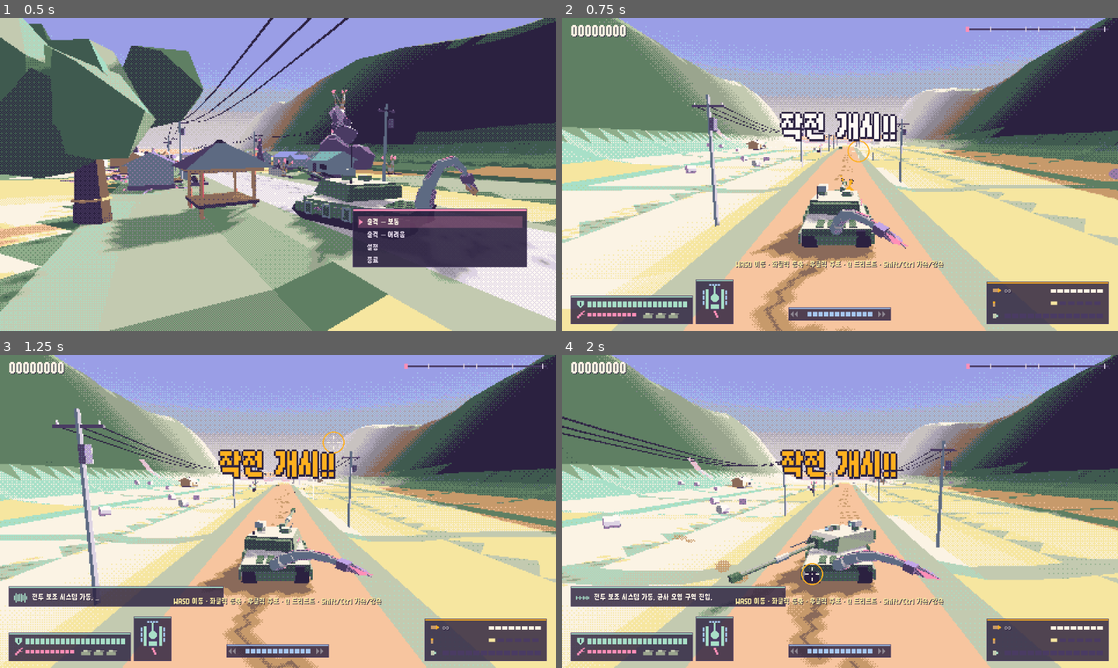
Above: before the commit, frames 1-4 (two rows, left to right).
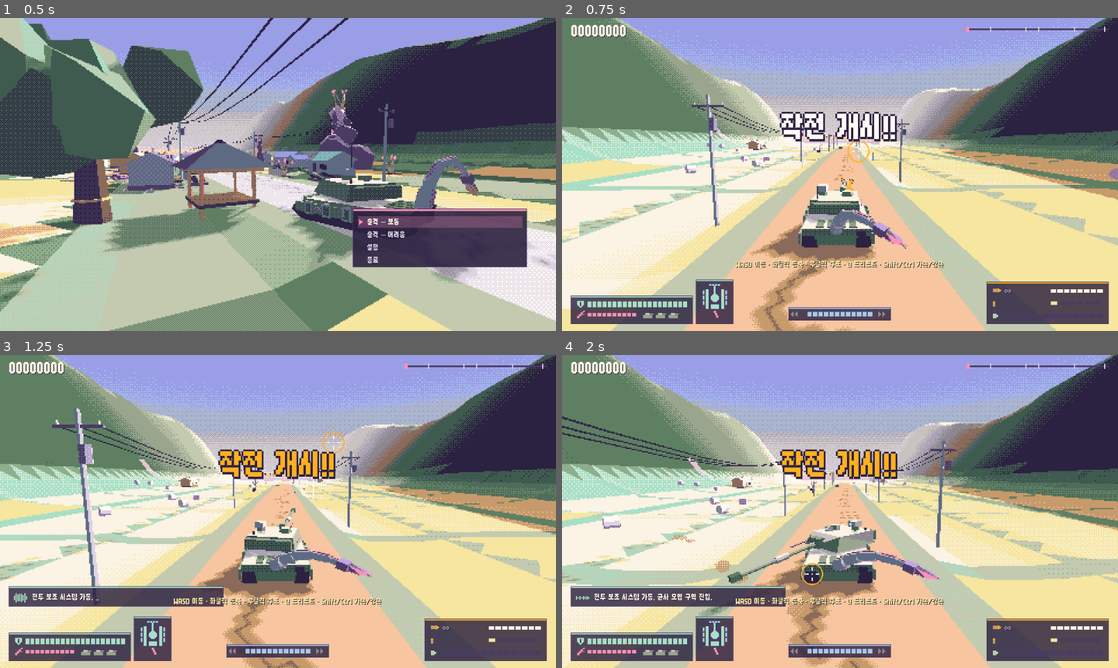
Above: after the commit, the same moments.

Repository: scarf005/orca-class
Game: Godot game, scene res://scenes/main.tscn
Two runs of this game, one before a commit and one after it. Both use one fixed random seed, a clock stepped at 60 frames per second and the inputs below.
Inputs (mouse positions are in pixels of both pictures, inside the frame that each line leads up to):
- Up to frame 1 (0.5 s): no input
- Up to frame 2 (0.75 s): tap Enter (ui_accept) at 0.5 s; drag from (840, 174) to (895, 105) at 0.52 s
- Up to frame 3 (1.25 s): no input
- Up to frame 4 (2 s): drag from (728, 527) to (812, 574) at 1.27 s

Frame 1 is identical in both runs. In frame 2, 0.3% of the frame differs, in the area x 43-62%, y 52-73%; in frame 3, 0.3%, in the area x 43-67%, y 49-73%; in frame 4, 0.3%.

Commit message:
feat: spare actors and flames from dithering through an actor mask pass

Diff:
--- a/scripts/combat/fire_zone.gd
+++ b/scripts/combat/fire_zone.gd
@@ -44,7 +44,7 @@
 	_tick = 0.2
 	for i in 2:
 		var offset := Vector3(randf_range(-1, 1), 0, randf_range(-1, 1)) * RADIUS * 0.8
-		world.fx.spawn(Fx.Kind.GLOW, global_position + offset, Vector3(0, randf_range(2, 5), 0), randf_range(0.3, 0.6), randf_range(0.4, 0.8), [Palette.FUNGUS, Palette.PEACH, Palette.BUTTER, Palette.CORAL][randi() % 4], {"drag": 1.0})
+		world.fx.spawn(Fx.Kind.FLAME, global_position + offset, Vector3(0, randf_range(2, 5), 0), randf_range(0.3, 0.6), randf_range(0.4, 0.8), [Palette.FUNGUS, Palette.PEACH, Palette.BUTTER, Palette.CORAL][randi() % 4], {"drag": 1.0})
 	for entity in world.enemies.duplicate():
 		if not entity.flying and entity.global_position.distance_to(global_position) < RADIUS + entity.radius:
 			var burn := Hit.make(Hit.Kind.FIRE, DAMAGE_PER_SECOND * 0.2, global_position)
--- a/scripts/combat/fx.gd
+++ b/scripts/combat/fx.gd
@@ -7,7 +7,9 @@
 const SOFT_CAP := 1200
 const MAX_SCORCH := 60
 
-enum Kind { SOLID, GLOW }
+## SOLID: lit chunks (debris). GLOW: unlit puffs (smoke, dust, spores), dithered. FLAME: fire,
+## sparks and flashes, drawn without dithering.
+enum Kind { SOLID, GLOW, FLAME }
 
 class Particle:
 	var position: Vector3
@@ -28,8 +30,15 @@
 
 static var _solid_material := _fade_material(false)
 static var _glow_material := _fade_material(true)
-
-var _pools := {Kind.SOLID: [], Kind.GLOW: []}
+static var _flame_material := _flame()
+
+
+static func _flame() -> ShaderMaterial:
+	var material := _fade_material(true)
+	material.set_shader_parameter("hard_cut", true)
+	return material
+
+var _pools := {Kind.SOLID: [], Kind.GLOW: [], Kind.FLAME: []}
 var _multimeshes := {}
 var _buffers := {} ## Kind -> PackedFloat32Array uploaded to the MultiMesh in one call per frame.
 static var _mesh_cache := {} ## Unit-sized transient meshes by name and color.
@@ -48,7 +57,7 @@
 
 
 func _ready() -> void:
-	for kind: Kind in [Kind.SOLID, Kind.GLOW]:
+	for kind: Kind in [Kind.SOLID, Kind.GLOW, Kind.FLAME]:
 		var multimesh := MultiMesh.new()
 		multimesh.transform_format = MultiMesh.TRANSFORM_3D
 		multimesh.use_colors = true
@@ -57,8 +66,10 @@
 		multimesh.visible_instance_count = 0
 		var instance := MultiMeshInstance3D.new()
 		instance.multimesh = multimesh
-		instance.material_override = _glow_material if kind == Kind.GLOW else _solid_material
-		instance.cast_shadow = GeometryInstance3D.SHADOW_CASTING_SETTING_OFF if kind == Kind.GLOW else GeometryInstance3D.SHADOW_CASTING_SETTING_ON
+		instance.material_override = [_solid_material, _glow_material, _flame_material][kind]
+		instance.cast_shadow = GeometryInstance3D.SHADOW_CASTING_SETTING_ON if kind == Kind.SOLID else GeometryInstance3D.SHADOW_CASTING_SETTING_OFF
+		if kind == Kind.FLAME:
+			instance.layers |= ActorLayer.LAYER
 		instance.custom_aabb = AABB(Vector3(-5000, -500, -5000), Vector3(10000, 1000, 10000))
 		add_child(instance)
 		_multimeshes[kind] = multimesh
@@ -77,13 +88,20 @@
 
 static func _particle_mesh(kind: Kind) -> Mesh:
 	var builder := LowPoly.new()
-	if kind == Kind.GLOW:
+	if kind != Kind.SOLID:
 		builder.blob(Transform3D(), 0.5, Color.WHITE)
 	else:
 		# A chunky, irregular shard reads as debris, dirt or smoke depending on its color.
 		builder.blob(Transform3D(), 0.5, Color.WHITE, 0, 0.35, 3)
 	var mesh := builder.mesh()
 	return mesh
+
+
+func particle_count() -> int:
+	var total := 0
+	for pool: Array in _pools.values():
+		total += pool.size()
+	return total
 
 
 func spawn(kind: Kind, position: Vector3, velocity: Vector3, life: float, size: float, color: Color, options := {}) -> void:
@@ -176,7 +194,7 @@
 	for p in trails:
 		spawn(Kind.GLOW, p.position, Vector3.UP * 0.8, 0.9, p.size * 0.9, p.trail, {"end_size": p.size * 2.5, "drag": 1.5, "fade": 0.1})
 		if randf() < 0.5:
-			spawn(Kind.GLOW, p.position, Vector3.ZERO, 0.12, p.size * 0.8, [Palette.BUTTER, Palette.PEACH][randi() % 2])
+			spawn(Kind.FLAME, p.position, Vector3.ZERO, 0.12, p.size * 0.8, [Palette.BUTTER, Palette.PEACH][randi() % 2])
 	_update_delayed(delta)
 	_update_emitters(delta)
 	_update_transients(delta)
@@ -200,11 +218,13 @@
 	_transients = keep
 
 
-func _transient(mesh: Mesh, xf: Transform3D, life: float, glow: bool, grow := Vector2.ONE, fade_from := 0.3) -> MeshInstance3D:
+func _transient(mesh: Mesh, xf: Transform3D, life: float, glow: bool, grow := Vector2.ONE, fade_from := 0.3, flame := false) -> MeshInstance3D:
 	var node := MeshInstance3D.new()
 	node.mesh = mesh
 	node.transform = xf
-	node.material_override = _glow_material if glow else _solid_material
+	node.material_override = _flame_material if flame else (_glow_material if glow else _solid_material)
+	if flame:
+		node.layers |= ActorLayer.LAYER
 	node.cast_shadow = GeometryInstance3D.SHADOW_CASTING_SETTING_OFF
 	add_child(node)
 	_transients.append({"node": node, "age": 0.0, "life": life, "grow": grow, "fade_from": fade_from})
@@ -241,13 +261,13 @@
 	var pick := func(i: int) -> Color: return palette[mini(i, palette.size() - 1)]
 	var variant := randi() % 3
 	var ball := func(b: LowPoly, c: Color) -> void: b.blob(Transform3D(), 1.0, c, 1, 0.3, variant)
-	_transient(_cached("ball%d" % variant, palette[0], ball), Transform3D(Basis(), position), 0.16 + radius * 0.02, true, Vector2(radius * 0.4, radius * 0.9), 0.1)
-	_transient(_cached("ball%d" % variant, pick.call(2), ball), Transform3D(Basis(), position + Vector3.UP * radius * 0.2), 0.4 + radius * 0.05, true, Vector2(radius * 0.5, radius * 1.35), 0.2)
+	_transient(_cached("ball%d" % variant, palette[0], ball), Transform3D(Basis(), position), 0.16 + radius * 0.02, true, Vector2(radius * 0.4, radius * 0.9), 0.1, true)
+	_transient(_cached("ball%d" % variant, pick.call(2), ball), Transform3D(Basis(), position + Vector3.UP * radius * 0.2), 0.4 + radius * 0.05, true, Vector2(radius * 0.5, radius * 1.35), 0.2, true)
 	shockwave(position, radius * 2.2, pick.call(1))
 	light_flash(position, 8.0 + radius * 1.5, pick.call(2), radius * 5.0)
 	for i in int(10 + radius * 7):
 		var dir := Vector3(randf_range(-1, 1), randf_range(0.2, 1.4), randf_range(-1, 1)).normalized()
-		spawn(Kind.GLOW, position, dir * randf_range(4, 14) * (0.6 + radius * 0.3), randf_range(0.25, 0.7), randf_range(0.25, 0.6) * (0.6 + radius * 0.15), palette[randi() % palette.size()], {"gravity": 8.0, "drag": 2.0})
+		spawn(Kind.FLAME, position, dir * randf_range(4, 14) * (0.6 + radius * 0.3), randf_range(0.25, 0.7), randf_range(0.25, 0.6) * (0.6 + radius * 0.15), palette[randi() % palette.size()], {"gravity": 8.0, "drag": 2.0})
 	var ground := Course.height_at(position)
 	var low := position.y - ground < radius * 1.5
 	if low:
@@ -262,7 +282,7 @@
 	debris(position, int(4 + radius * 2), [Palette.WOOD, Palette.INK, Palette.OCHRE], radius * 2.5)
 	for i in int(1 + radius * 0.8):
 		var dir := Vector3(randf_range(-1, 1), randf_range(0.8, 1.6), randf_range(-1, 1)).normalized()
-		spawn(Kind.GLOW, position, dir * randf_range(6, 12) * (0.7 + radius * 0.15), randf_range(1.0, 1.8), 0.35, Palette.PEACH, {"gravity": 18.0, "trail": Palette.ASH, "end_size": 0.2, "fade": 0.8})
+		spawn(Kind.FLAME, position, dir * randf_range(6, 12) * (0.7 + radius * 0.15), randf_range(1.0, 1.8), 0.35, Palette.PEACH, {"gravity": 18.0, "trail": Palette.ASH, "end_size": 0.2, "fade": 0.8})
 	if damage_radius >= 3.0:
 		for i in int(damage_radius * 0.7):
 			_delayed.append({"time": randf_range(0.12, 0.45) + i * 0.1, "position": position + Vector3(randf_range(-1, 1), randf_range(0, 1), randf_range(-1, 1)) * damage_radius, "radius": damage_radius * 0.35, "palette": palette})
@@ -301,7 +321,7 @@
 			e.tick = 0.1
 			var s: float = e.size
 			var p: Vector3 = e.position + Vector3(randf_range(-1, 1), 0, randf_range(-1, 1)) * s * 0.6
-			spawn(Kind.GLOW, p, Vector3(0, randf_range(2, 4), 0), randf_range(0.3, 0.6), randf_range(0.4, 0.8) * s, [Palette.BUTTER, Palette.PEACH, Palette.CORAL, Palette.FUNGUS][randi() % 4], {"drag": 1.0})
+			spawn(Kind.FLAME, p, Vector3(0, randf_range(2, 4), 0), randf_range(0.3, 0.6), randf_range(0.4, 0.8) * s, [Palette.BUTTER, Palette.PEACH, Palette.CORAL, Palette.FUNGUS][randi() % 4], {"drag": 1.0})
 			if randf() < 0.6:
 				spawn(Kind.GLOW, p + Vector3.UP * s, Vector3(randf_range(-0.4, 0.4), randf_range(2, 3.5), randf_range(-0.4, 0.4)), randf_range(2.0, 3.0), 0.8 * s, [Palette.ASH, Palette.STONE, Palette.DUSK][randi() % 3], {"end_size": 2.6 * s, "drag": 0.5, "fade": 0.3})
 		if e.time > 0.0:
@@ -325,7 +345,7 @@
 func sparks(position: Vector3, normal: Vector3, count: int, color := Palette.BUTTER, speed := 10.0) -> void:
 	for i in count:
 		var dir := (normal + Vector3(randf_range(-1, 1), randf_range(-0.5, 1), randf_range(-1, 1)) * 0.8).normalized()
-		spawn(Kind.GLOW, position, dir * randf_range(0.4, 1.0) * speed, randf_range(0.08, 0.25), randf_range(0.08, 0.16), color, {"gravity": 20.0})
+		spawn(Kind.FLAME, position, dir * randf_range(0.4, 1.0) * speed, randf_range(0.08, 0.25), randf_range(0.08, 0.16), color, {"gravity": 20.0})
 
 
 func dust(position: Vector3, count: int, spread := 2.0, color := Palette.STRAW) -> void:
@@ -347,7 +367,7 @@
 			var o0 := Vector3(cos(TAU * i / 16.0), 0, sin(TAU * i / 16.0))
 			var o1 := Vector3(cos(TAU * (i + 1) / 16.0), 0, sin(TAU * (i + 1) / 16.0))
 			b.quad(o0 * 0.8, o1 * 0.8, o1, o0, c, Vector3.UP))
-	_transient(mesh, Transform3D(Basis(), position + Vector3.UP * 0.2), 0.3, true, Vector2(radius * 0.2, radius), 0.1)
+	_transient(mesh, Transform3D(Basis(), position + Vector3.UP * 0.2), 0.3, true, Vector2(radius * 0.2, radius), 0.1, true)
 
 
 ## A star-shaped muzzle flash: a forward spike and a cross of side petals, gone in a blink.
@@ -360,7 +380,7 @@
 			b.prism(Transform3D(petal, Vector3.ZERO), 0.22, 1.1, 4, c, 0.0)
 		b.blob(Transform3D(), 0.5, c))
 	var up := Vector3.UP if absf(dir.y) < 0.99 else Vector3.RIGHT
-	_transient(mesh, Transform3D(Basis.looking_at(dir, up).scaled(Vector3.ONE * size), position), 0.06, true, Vector2.ONE, 0.6)
+	_transient(mesh, Transform3D(Basis.looking_at(dir, up).scaled(Vector3.ONE * size), position), 0.06, true, Vector2.ONE, 0.6, true)
 
 
 ## A straight glowing line, used for laser zaps and designator lines.
@@ -371,7 +391,7 @@
 	var mesh := _cached("beam", color, func(b: LowPoly, c: Color) -> void:
 		b.box(Transform3D(Basis(), Vector3(0, 0, -0.5)), Vector3.ONE, c))
 	var up := Vector3.UP if absf((to - from).normalized().y) < 0.99 else Vector3.RIGHT
-	_transient(mesh, Transform3D(Basis.looking_at(to - from, up).scaled(Vector3(width, width, length)), from), life, true, Vector2.ONE, 0.5)
+	_transient(mesh, Transform3D(Basis.looking_at(to - from, up).scaled(Vector3(width, width, length)), from), life, true, Vector2.ONE, 0.5, true)
 
 
 ## A pulsing ring on the ground that tightens until `time` runs out: where something will land.
--- a/scripts/combat/pickup.gd
+++ b/scripts/combat/pickup.gd
@@ -24,6 +24,7 @@
 	ring.mesh = _ring_mesh(color())
 	ring.cast_shadow = GeometryInstance3D.SHADOW_CASTING_SETTING_OFF
 	add_child(ring)
+	ActorLayer.mark(self)
 	if World.current:
 		World.current.pickups.append(self)
 
--- a/scripts/combat/wreck.gd
+++ b/scripts/combat/wreck.gd
@@ -31,7 +31,7 @@
 	_smoke -= delta
 	if _smoke <= 0.0:
 		_smoke = 0.04
-		world.fx.spawn(Fx.Kind.GLOW, global_position, Vector3.UP, 0.25, 0.9, [Palette.AMBER, Palette.HOT, Palette.BUTTER][randi() % 3], {"drag": 2.0})
+		world.fx.spawn(Fx.Kind.FLAME, global_position, Vector3.UP, 0.25, 0.9, [Palette.AMBER, Palette.HOT, Palette.BUTTER][randi() % 3], {"drag": 2.0})
 		world.fx.spawn(Fx.Kind.GLOW, global_position, Vector3.UP * 1.5, 1.4, 0.9, [Palette.DUSK, Palette.INK, Palette.SLATE][randi() % 3], {"end_size": 2.4, "drag": 1.2, "fade": 0.2})
 	var ground := Course.height_at(global_position)
 	if global_position.y <= ground + 0.3 and velocity.y < 0.0:
--- /dev/null
+++ b/scripts/core/actor_layer.gd
@@ -0,0 +1,14 @@
+class_name ActorLayer
+## Things drawn on this render layer (the player, enemies, projectiles, pickups and flames) are
+## mostly spared from dithering: a mask viewport renders only this layer and the dither pass
+## reads it.
+
+const LAYER := 2 ## Bit value of render layer 2.
+
+
+## Adds the actor layer to every mesh under `root` (and `root` itself).
+static func mark(root: Node) -> void:
+	if root is VisualInstance3D:
+		(root as VisualInstance3D).layers |= LAYER
+	for child in root.get_children():
+		mark(child)
--- a/scripts/core/dither_view.gd
+++ b/scripts/core/dither_view.gd
@@ -5,6 +5,10 @@
 const RESOLUTION := Vector2i(480, 270)
 
 var viewport := SubViewport.new()
+## Renders only actors, unlit, over a transparent background: its alpha marks where the dither
+## pass should hold back. It shares the 3D world with `viewport`.
+var mask := SubViewport.new()
+var _mask_camera := Camera3D.new()
 var _material := ShaderMaterial.new()
 var _flash := Color(0, 0, 0, 0)
 
@@ -16,6 +20,19 @@
 	viewport.render_target_update_mode = SubViewport.UPDATE_ALWAYS
 	viewport.positional_shadow_atlas_size = 1024
 	add_child(viewport)
+	mask.size = RESOLUTION
+	mask.transparent_bg = true
+	mask.msaa_3d = Viewport.MSAA_DISABLED
+	mask.debug_draw = Viewport.DEBUG_DRAW_UNSHADED
+	mask.positional_shadow_atlas_size = 0
+	mask.render_target_update_mode = SubViewport.UPDATE_ALWAYS
+	add_child(mask)
+	_mask_camera.cull_mask = ActorLayer.LAYER
+	var clear := Environment.new()
+	clear.background_mode = Environment.BG_CLEAR_COLOR
+	_mask_camera.environment = clear
+	mask.add_child(_mask_camera)
+	_mask_camera.current = true
 	texture = viewport.get_texture()
 	texture_filter = CanvasItem.TEXTURE_FILTER_NEAREST
 	set_anchors_and_offsets_preset(Control.PRESET_FULL_RECT)
@@ -31,10 +48,17 @@
 	_material.set_shader_parameter("palette_lab", labs)
 	_material.set_shader_parameter("palette_rgb", rgbs)
 	_material.set_shader_parameter("palette_size", Palette.ALL.size())
+	_material.set_shader_parameter("actor_mask", mask.get_texture())
 	material = _material
 
 
 func _process(delta: float) -> void:
+	var camera := viewport.get_camera_3d()
+	if camera:
+		_mask_camera.global_transform = camera.global_transform
+		_mask_camera.fov = camera.fov
+		_mask_camera.near = camera.near
+		_mask_camera.far = camera.far
 	_material.set_shader_parameter("strength", Game.settings.dither)
 	_flash.a = move_toward(_flash.a, 0.0, delta * 3.0)
 	_material.set_shader_parameter("flash", _flash)
--- a/scripts/enemies/colossus.gd
+++ b/scripts/enemies/colossus.gd
@@ -146,7 +146,7 @@
 	if best == null or best_distance > (2.5 if hit.kind != Hit.Kind.BLAST else 5.0):
 		world.fx.sparks(hit.position, -hit.direction, 3, Palette.LILAC, 5.0)
 		if hit.incendiary:
-			world.fx.spawn(Fx.Kind.GLOW, hit.position, Vector3.UP * 2.0, 0.4, 0.6, Palette.PEACH)
+			world.fx.spawn(Fx.Kind.FLAME, hit.position, Vector3.UP * 2.0, 0.4, 0.6, Palette.PEACH)
 		return
 	var amount := hit.damage
 	if hit.kind == Hit.Kind.BULLET:
--- a/scripts/enemies/crawler.gd
+++ b/scripts/enemies/crawler.gd
@@ -146,6 +146,6 @@
 	world.kill_style(hit, self)
 	Sfx.play("squelch", hit_center(), 0.0, 1.1)
 	if hit and hit.kind == Hit.Kind.FIRE:
-		world.fx.spawn(Fx.Kind.GLOW, hit_center(), Vector3.UP * 3.0, 0.5, 1.2, Palette.PEACH)
+		world.fx.spawn(Fx.Kind.FLAME, hit_center(), Vector3.UP * 3.0, 0.5, 1.2, Palette.PEACH)
 	if not drop.is_empty():
 		world.spawn_pickup(drop, hit_center() + Vector3.UP)
--- a/scripts/enemies/enemy.gd
+++ b/scripts/enemies/enemy.gd
@@ -30,6 +30,7 @@
 	add_child(model)
 	build()
 	track_meshes(model)
+	ActorLayer.mark(self)
 	_last_position = global_position
 	World.current.stats.spawned += 1
 
@@ -93,7 +94,7 @@
 	if _burn_tick <= 0.0:
 		_burn_tick = 0.25
 		var world := World.current
-		world.fx.spawn(Fx.Kind.GLOW, hit_center() + Vector3(randf_range(-1, 1), 0, randf_range(-1, 1)) * radius * 0.6, Vector3(0, randf_range(2, 4), 0), 0.4, 0.5, [Palette.FUNGUS, Palette.PEACH, Palette.BUTTER][randi() % 3])
+		world.fx.spawn(Fx.Kind.FLAME, hit_center() + Vector3(randf_range(-1, 1), 0, randf_range(-1, 1)) * radius * 0.6, Vector3(0, randf_range(2, 4), 0), 0.4, 0.5, [Palette.FUNGUS, Palette.PEACH, Palette.BUTTER][randi() % 3])
 		if not dead:
 			var burn := Hit.make(Hit.Kind.FIRE, 5.0, hit_center())
 			take_hit(burn)
--- a/scripts/enemies/flare.gd
+++ b/scripts/enemies/flare.gd
@@ -22,6 +22,7 @@
 	mesh.mesh = b.mesh()
 	mesh.cast_shadow = GeometryInstance3D.SHADOW_CASTING_SETTING_OFF
 	add_child(mesh)
+	ActorLayer.mark(self)
 
 
 func tick(delta: float) -> void:
@@ -30,7 +31,7 @@
 	drift *= 1.0 - 0.8 * delta
 	global_position += drift * delta
 	var world := World.current
-	world.fx.spawn(Fx.Kind.GLOW, global_position, Vector3.UP, 0.25, 0.5, [Palette.WHITE, Palette.BUTTER, Palette.PEACH][randi() % 3])
+	world.fx.spawn(Fx.Kind.FLAME, global_position, Vector3.UP, 0.25, 0.5, [Palette.WHITE, Palette.BUTTER, Palette.PEACH][randi() % 3])
 	if life <= 0.0:
 		die(null)
 
--- a/scripts/enemies/helicopter.gd
+++ b/scripts/enemies/helicopter.gd
@@ -444,7 +444,7 @@
 		var lead := tank.hit_center() + tank.velocity * (from.distance_to(tank.hit_center()) / 110.0) * 0.7
 		var shot := fire_at("orb", from, lead + Vector3(randf_range(-1.5, 1.5), randf_range(-0.5, 0.5), randf_range(-1.5, 1.5)), 110.0, 4.5)
 		shot.hit.caliber = 30
-		world.fx.spawn(Fx.Kind.GLOW, from, Vector3.ZERO, 0.05, 0.4, Palette.CORAL)
+		world.fx.spawn(Fx.Kind.FLAME, from, Vector3.ZERO, 0.05, 0.4, Palette.CORAL)
 		Sfx.play("enemy_gun", from, 0.0, 0.8)
 	elif _shots >= total:
 		_end_attack()
@@ -482,7 +482,7 @@
 		rocket.intercept_hp = 0.55
 		rocket.trail = Palette.MIST
 		rocket.life = 4.0
-		world.fx.spawn(Fx.Kind.GLOW, from, Vector3.ZERO, 0.08, 0.6, Palette.BUTTER)
+		world.fx.spawn(Fx.Kind.FLAME, from, Vector3.ZERO, 0.08, 0.6, Palette.BUTTER)
 		Sfx.play("launch", from, -2.0, randf_range(1.1, 1.3))
 	elif _shots >= total:
 		_end_attack()
@@ -531,7 +531,7 @@
 	model.rotation.y += delta * (4.0 + k * 10.0)
 	model.rotation.z = lerpf(model.rotation.z, 0.6, delta)
 	if randf() < delta * 20.0:
-		world.fx.spawn(Fx.Kind.GLOW, global_position + Vector3(randf_range(-1, 1), 1, randf_range(-1, 1)), Vector3(0, 3, 0), 0.5, 1.2, [Palette.PEACH, Palette.CORAL, Palette.BUTTER][randi() % 3])
+		world.fx.spawn(Fx.Kind.FLAME, global_position + Vector3(randf_range(-1, 1), 1, randf_range(-1, 1)), Vector3(0, 3, 0), 0.5, 1.2, [Palette.PEACH, Palette.CORAL, Palette.BUTTER][randi() % 3])
 		world.fx.smoke(global_position, 1, 2.0, [Palette.STONE, Palette.ASH, Palette.DUSK])
 	if _crash <= 0.0:
 		for i in 5:
--- a/scripts/enemies/ugv.gd
+++ b/scripts/enemies/ugv.gd
@@ -136,7 +136,7 @@
 			_burst_timer = 0.11
 			var shot := fire_at("orb", _muzzle.global_position, tank.hit_center() + Vector3(randf_range(-1.5, 1.5), randf_range(-0.5, 1.0), randf_range(-1.5, 1.5)), 95.0, 4.0)
 			shot.hit.caliber = 30
-			world.fx.spawn(Fx.Kind.GLOW, _muzzle.global_position, Vector3.ZERO, 0.06, 0.5, Palette.CORAL)
+			world.fx.spawn(Fx.Kind.FLAME, _muzzle.global_position, Vector3.ZERO, 0.06, 0.5, Palette.CORAL)
 			Sfx.play("enemy_gun", _muzzle.global_position, -2.0)
 		return
 	if _telegraph > 0.0:
--- a/scripts/player/tank.gd
+++ b/scripts/player/tank.gd
@@ -85,6 +85,7 @@
 		_grab_target = null)
 	track_meshes(model)
 	set_coax_tier(0)
+	ActorLayer.mark(self)
 	_place(World.current.rail.d)
 	_last_position = global_position
 	_engine_sound = Sfx.loop("engine", self, -10.0)
@@ -100,6 +101,7 @@
 	coax_tier = clampi(tier, 0, Armament.COAX_TIERS.size() - 1)
 	var calibers := Armament.tier_calibers(coax_tier)
 	model.set_coax_guns(calibers)
+	ActorLayer.mark(model.coax_root)
 	_coax_timers.resize(calibers.size())
 	_coax_timers.fill(0.0)
 
@@ -546,7 +548,7 @@
 		world.fx.muzzle_flash(muzzle - dir * 0.3, (side_dir * side + dir * 0.3).normalized(), 1.1, Palette.PEACH)
 	for i in 20:
 		var spread := (dir + Vector3(randf_range(-1, 1), randf_range(-1, 1), randf_range(-1, 1)) * 0.35).normalized()
-		world.fx.spawn(Fx.Kind.GLOW, muzzle, spread * randf_range(8, 22), randf_range(0.06, 0.14), randf_range(0.5, 0.9), [Palette.WHITE, Palette.BUTTER, Palette.PEACH][i % 3], {"drag": 8.0})
+		world.fx.spawn(Fx.Kind.FLAME, muzzle, spread * randf_range(8, 22), randf_range(0.06, 0.14), randf_range(0.5, 0.9), [Palette.WHITE, Palette.BUTTER, Palette.PEACH][i % 3], {"drag": 8.0})
 	for i in 10:
 		var side := dir.cross(Vector3.UP).normalized() * (1.0 if i % 2 == 0 else -1.0)
 		world.fx.spawn(Fx.Kind.GLOW, muzzle, (side * randf_range(3, 7) + dir * randf_range(2, 8) + Vector3.UP), randf_range(0.8, 1.5), 0.6, [Palette.MIST, Palette.CREAM][i % 2], {"end_size": 2.2, "drag": 2.5, "gravity": -0.5, "fade": 0.15})
@@ -621,7 +623,7 @@
 	model.rws.rotation.y = atan2(-local.x, -local.z)
 	var flicker := randf_range(0.7, 1.0)
 	world.fx.beam(origin, point, Palette.MINT if randf() < 0.6 else Palette.WHITE, 0.09 * flicker, 0.04)
-	world.fx.spawn(Fx.Kind.GLOW, point, Vector3(randf_range(-2, 2), randf_range(0, 3), randf_range(-2, 2)), 0.1, 0.3, Palette.WHITE)
+	world.fx.spawn(Fx.Kind.FLAME, point, Vector3(randf_range(-2, 2), randf_range(0, 3), randf_range(-2, 2)), 0.1, 0.3, Palette.WHITE)
 	if target is Projectile:
 		if (target as Projectile).laser(CIWS_LASER_DPS * delta):
 			ciws_heat += 0.06
--- a/scripts/world/world.gd
+++ b/scripts/world/world.gd
@@ -230,6 +230,7 @@
 		var mesh := MeshInstance3D.new()
 		mesh.mesh = meshes[i]
 		mesh.cast_shadow = GeometryInstance3D.SHADOW_CASTING_SETTING_OFF
+		mesh.layers |= ActorLayer.LAYER
 		if i == 0:
 			mesh.material_override = _core_material
 		elif i == 1:
--- a/shaders/dither.gdshader
+++ b/shaders/dither.gdshader
@@ -8,6 +8,8 @@
 uniform float spread = 0.08;
 uniform float strength : hint_range(0.0, 1.0) = 1.0;
 uniform vec4 flash = vec4(0.0); // Full-screen tint for hits and big blasts; alpha is the mix.
+uniform sampler2D actor_mask : filter_nearest; // Alpha > 0 where actors and flames are drawn.
+uniform float actor_dither = 0.15; // Fraction of the dither spread kept on actors.
 
 const float BAYER[16] = float[16](0.0, 8.0, 2.0, 10.0, 12.0, 4.0, 14.0, 6.0, 3.0, 11.0, 1.0, 9.0, 15.0, 7.0, 13.0, 5.0);
 
@@ -27,7 +29,9 @@
 	vec3 color = texture(TEXTURE, UV).rgb;
 	color = mix(color, flash.rgb, flash.a);
 	float threshold = (BAYER[(px.x & 3) + (px.y & 3) * 4] + 0.5) / 16.0 - 0.5;
-	vec3 lab = to_oklab(to_linear(clamp(color + threshold * spread * strength, 0.0, 1.0)));
+	float actor = step(0.5, texture(actor_mask, UV).a);
+	float amount = spread * strength * mix(1.0, actor_dither, actor);
+	vec3 lab = to_oklab(to_linear(clamp(color + threshold * amount, 0.0, 1.0)));
 	// Chroma errors cost more than lightness errors, so dithering mixes shades of one hue
 	// instead of speckling unrelated hues together.
 	vec3 weight = vec3(1.0, 1.7, 1.7);
--- a/shaders/dither_fade.gdshader
+++ b/shaders/dither_fade.gdshader
@@ -4,6 +4,7 @@
 render_mode cull_disabled, depth_draw_opaque;
 
 uniform bool unshaded = false;
+uniform bool hard_cut = false; // Flames: vanish at a clean edge instead of a screen-door pattern.
 uniform float alpha_scale = 1.0;
 instance uniform float instance_alpha = 1.0;
 
@@ -12,7 +13,7 @@
 void fragment() {
 	ivec2 px = ivec2(FRAGCOORD.xy);
 	float threshold = (BAYER[(px.x & 3) + (px.y & 3) * 4] + 0.5) / 16.0;
-	if (COLOR.a * alpha_scale * instance_alpha < threshold) {
+	if (COLOR.a * alpha_scale * instance_alpha < (hard_cut ? 0.5 : threshold)) {
 		discard;
 	}
 	if (unshaded) {
--- a/tools/autoplay.gd
+++ b/tools/autoplay.gd
@@ -40,14 +40,14 @@
 				slow_frames += 1
 				if args.has("spikes") and frame_ms > 30.0:
 					print("SPIKE %.1fms t=%.1f d=%.0f particles=%d enemies=%d props=%d projectiles=%d" % [frame_ms, elapsed, world.rail.d,
-						world.fx._pools[Fx.Kind.SOLID].size() + world.fx._pools[Fx.Kind.GLOW].size(), world.enemies.size(), world.props.get_child_count(), world.projectiles.size()])
+						world.fx.particle_count(), world.enemies.size(), world.props.get_child_count(), world.projectiles.size()])
 		_drive(world, elapsed)
 		if args.has("profile") and frames % 60 == 0:
 			print("t=%.1f frame=%.1fms process=%.1fms draw_calls=%d objects=%d particles=%d enemies=%d props=%d" % [elapsed, frame_ms,
 				Performance.get_monitor(Performance.TIME_PROCESS) * 1000.0,
 				Performance.get_monitor(Performance.RENDER_TOTAL_DRAW_CALLS_IN_FRAME),
 				Performance.get_monitor(Performance.RENDER_TOTAL_OBJECTS_IN_FRAME),
-				world.fx._pools[Fx.Kind.SOLID].size() + world.fx._pools[Fx.Kind.GLOW].size(), world.enemies.size(),
+				world.fx.particle_count(), world.enemies.size(),
 				world.props.get_child_count()])
 		if not shots.is_empty() and elapsed >= shots[0]:
 			shots.pop_front()
Not shown, added: scripts/core/actor_layer.gd.uid
